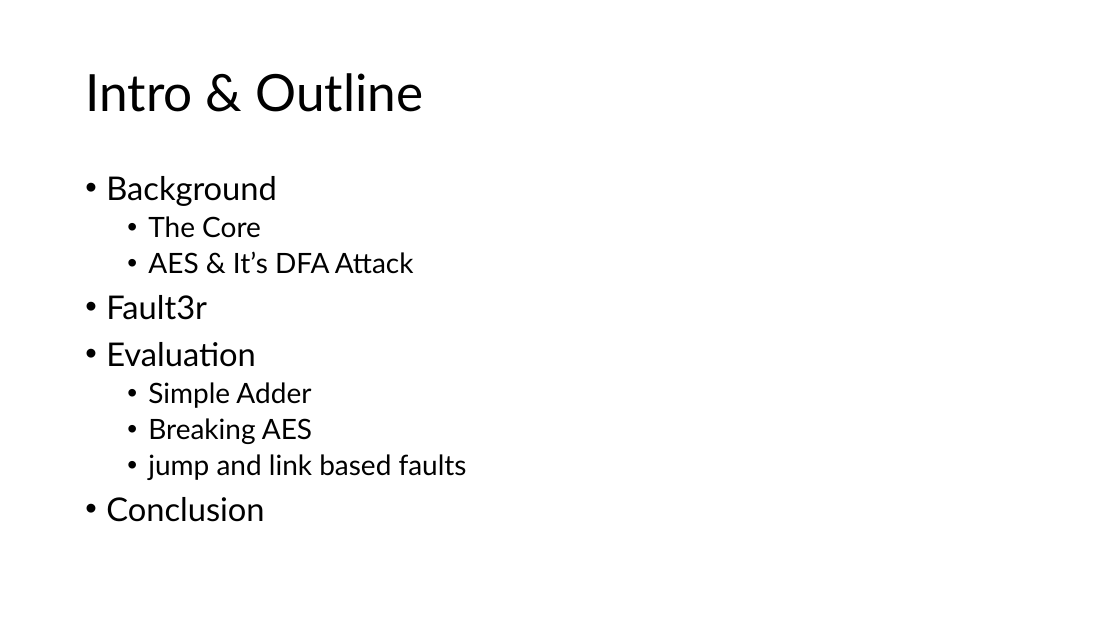
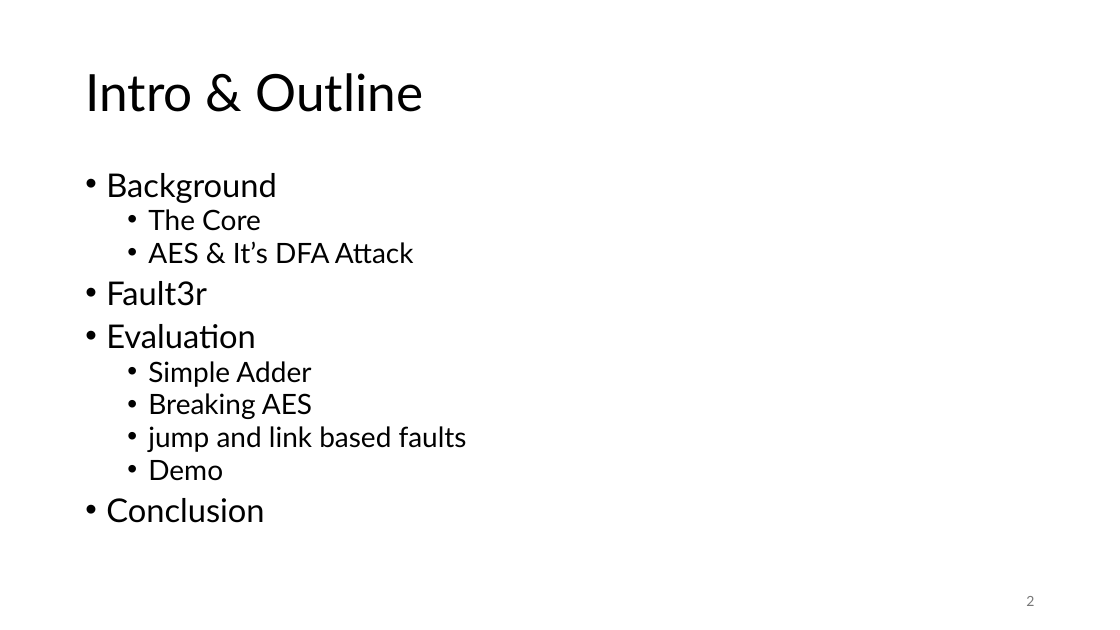
Before and after one commit to tomcajot/fault3r, a slide deck: slide 2 of fault3r.pptx. Drawn at 1120x630 pixels with LibreOffice and Linux fonts; fonts in the diff are those of the drawing. Boxes give left, top, right and bottom in pixels: in the first picture for what was removed or moved away, otherwise in the second. Text is boxed around its words. In the diff, an @@ line names an element or a change of style, - is before the commit and + after.

```diff
--- a/fault3r.pptx
+++ b/fault3r.pptx
@@ text at [106, 173, 467, 523]: line spacing 0.9 to 0.8 @@
@@ text at [148, 460, 223, 481]: paragraph added @@
+  • Demo
@@ page number added at [1026, 596, 1034, 606], 12 pt, text #797979 @@
+2
```
Also in this commit, not shown: 12 other slides changed, 1 slide added, 1 slide removed, 1 other file.
